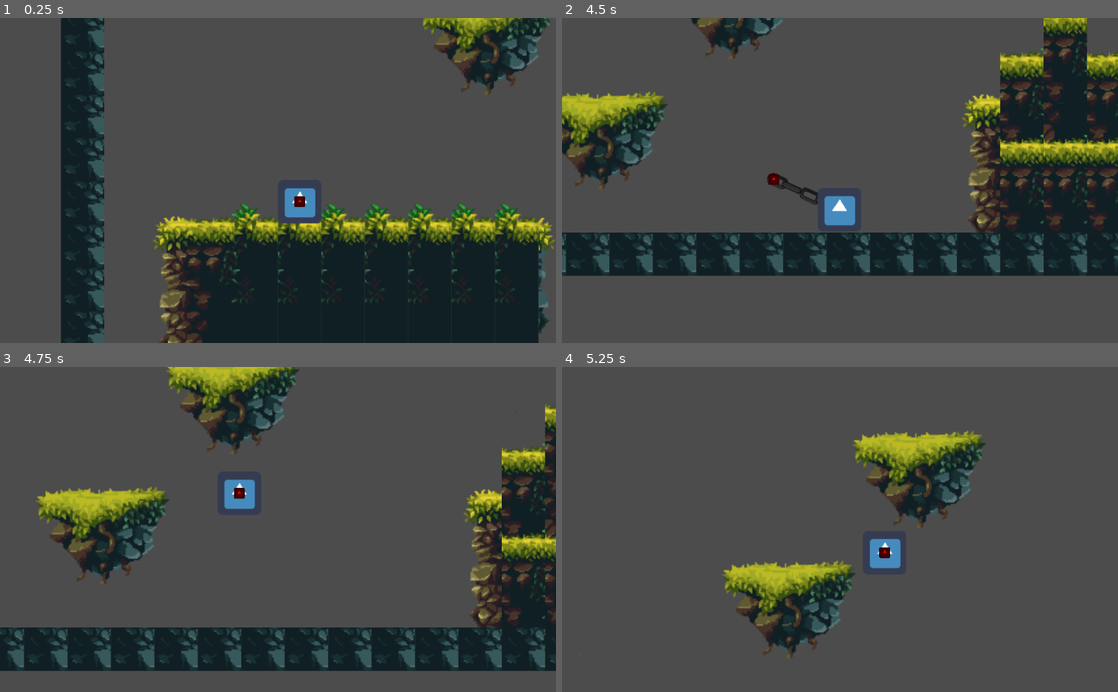
Above: before the commit, frames 1-4 (two rows, left to right).
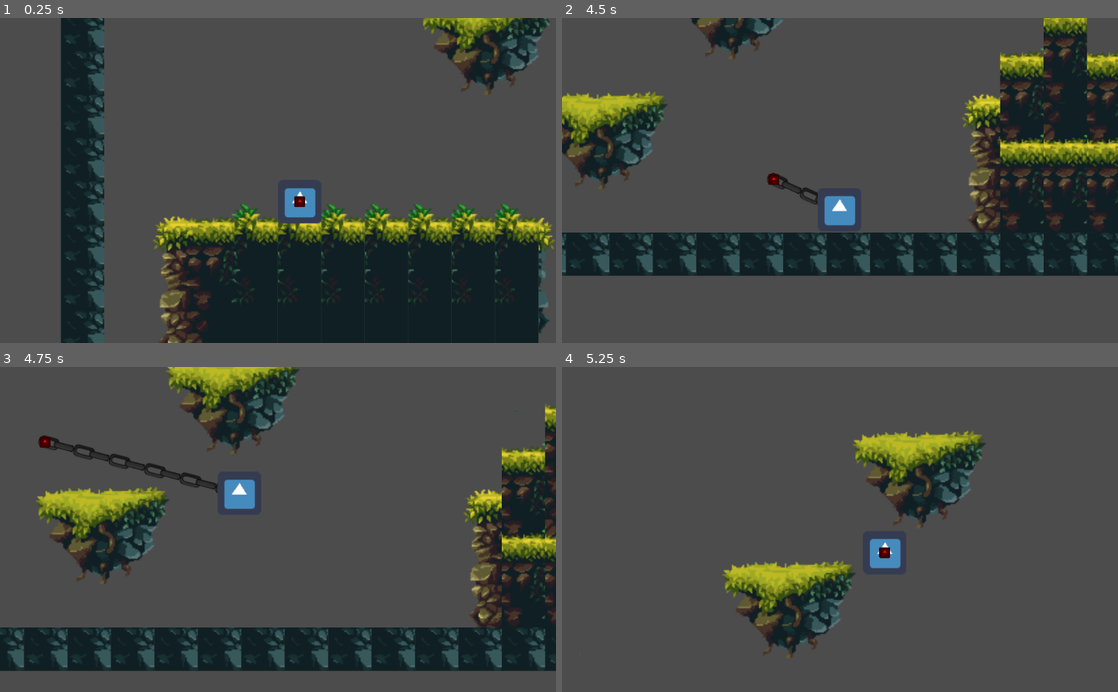
Above: after the commit, the same moments.

Repository: qwate/3chainz
Game: Godot game, scene res://game.tscn
The game is run twice, just before and just after one commit, with the same random seed, the same clock (stepped at 60 frames per second) and the same inputs. The project has no main scene, so this scene is started directly. The engine's default icon, where the game draws it, is replaced by a stand-in: a white triangle on a blue panel in a dark square.
Inputs (mouse positions are in pixels of both pictures, inside the frame that each line leads up to):
- Up to frame 1 (0.25 s): no input
- Up to frame 2 (4.5 s): move the mouse to (962, 164) at 0.52 s; hold Right (ui_right) 0.53-2.03 s; click (962, 164) at 0.6 s; tap Up (ui_up) at 0.77, 1.52, 3.02, 3.77 s; move the mouse to (728, 196) at 1.27 s; right-click (728, 196) at 1.35 s; move the mouse to (895, 109) at 2.02 s; hold Left (ui_left) 2.03-2.78 s; click (895, 109) at 2.1 s; move the mouse to (812, 245) at 2.77 s; hold Right (ui_right) 2.78-4.28 s; right-click (812, 245) at 2.85 s; move the mouse to (1006, 229) at 3.52 s; click (1006, 229) at 3.6 s; move the mouse to (673, 131) at 4.27 s; hold Left (ui_left) from 4.28 s (still down); right-click (673, 131) at 4.35 s
- Up to frame 3 (4.75 s): keep holding Left (ui_left); tap Up (ui_up) at 4.52 s
- Up to frame 4 (5.25 s): move the mouse to (867, 529) at 5.02 s; release Left (ui_left) at 5.03 s; hold Right (ui_right) from 5.03 s (still down); click (867, 529) at 5.1 s

Frames 1-2 are identical in both runs. In frame 3, 0.9% of the frame differs, in the area x 6-45%, y 20-41%; in frame 4, nothing differs.

Commit message:
quick commit

Diff:
--- a/chain.gd
+++ b/chain.gd
@@ -32,8 +32,9 @@
 
 	if grappleTarget:
 		isIdle = false
-		if (head.global_position - grappleTarget).length() > 30:
-			chainVelocity = (grappleTarget - self.global_position).normalized() * chainSpeed
+		if (head.global_position - grappleTarget).length() > 10:
+			chainVelocity = (grappleTarget - (self.global_position)).normalized() * chainSpeed
+			#chainVelocity = (grappleTarget - grappleOrigin).normalized() * chainSpeed
 			var collisionPos = head.move_and_collide(chainVelocity * delta)
 			if collisionPos:
 				print(collisionPos.position)
